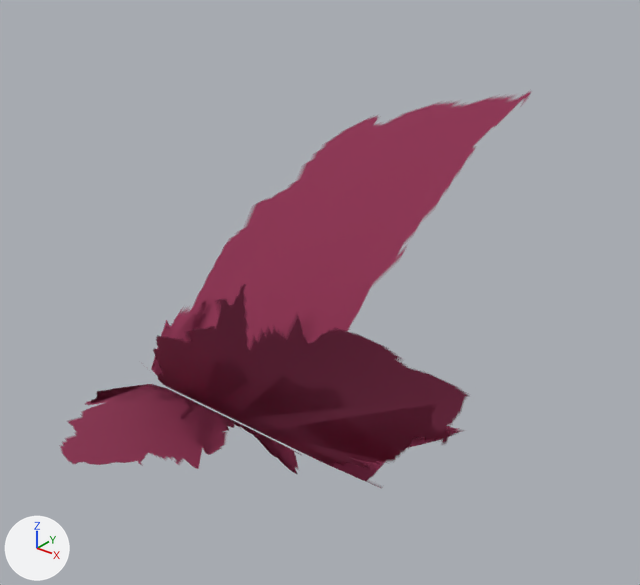
What one commit did to the FBX model res/Fx/Wave01/Model.FBX.
One viewpoint serves both versions: a 50 mm camera at (2.744, -1.77, 1.686) aimed at (1.323, 0.007, 0.584). The axes (+X, +Y, +Z) are drawn at lower left. The lights are the same throughout. Where no turn or scale is listed for an object, it has been applied to the vertices.

Objects in the first picture: 'Wave02'.
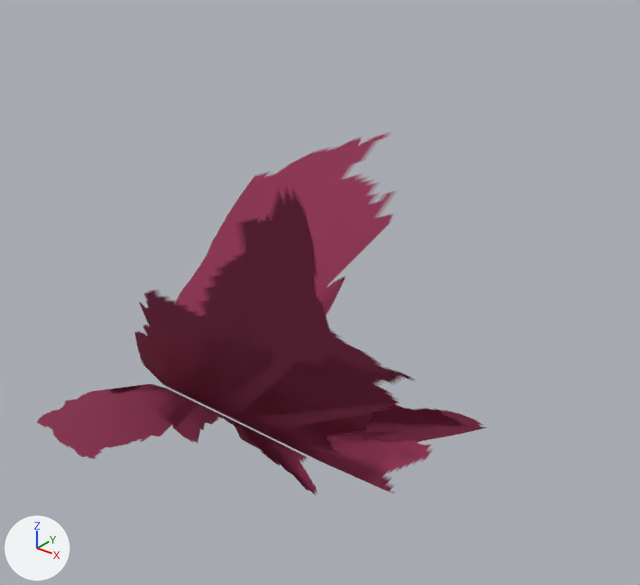
Where the change shows, as pixel boxes (x1, y1, x2, y2) in the pictures (640 x 585 px):
'Wave01', surface changed (grey to red): (37, 134, 486, 496) in both
'Wave02', surface changed (grey to red): (80, 300, 489, 498) in both

Edits to the bpy script that builds the scene:
```text
Change mat_wave01:
    add n3 = _N.new('ShaderNodeUVMap'); n3.name = 'UV Map'
    add n4 = _N.new('ShaderNodeMapping'); n4.name = 'Mapping'
    add n4.vector_type = 'TEXTURE'
    add n4.inputs[1].default_value = (-0.125, 0.0, 0.0)  # 'Location'
    where n2 = _N.new('ShaderNodeTexImage'); n2.name = 'Image Texture'
    add _L.new(n3.outputs[0], n4.inputs[0])  # 'UV' to 'Vector'
    add _L.new(n4.outputs[0], n2.inputs[0])  # 'Vector' to 'Vector'
```
